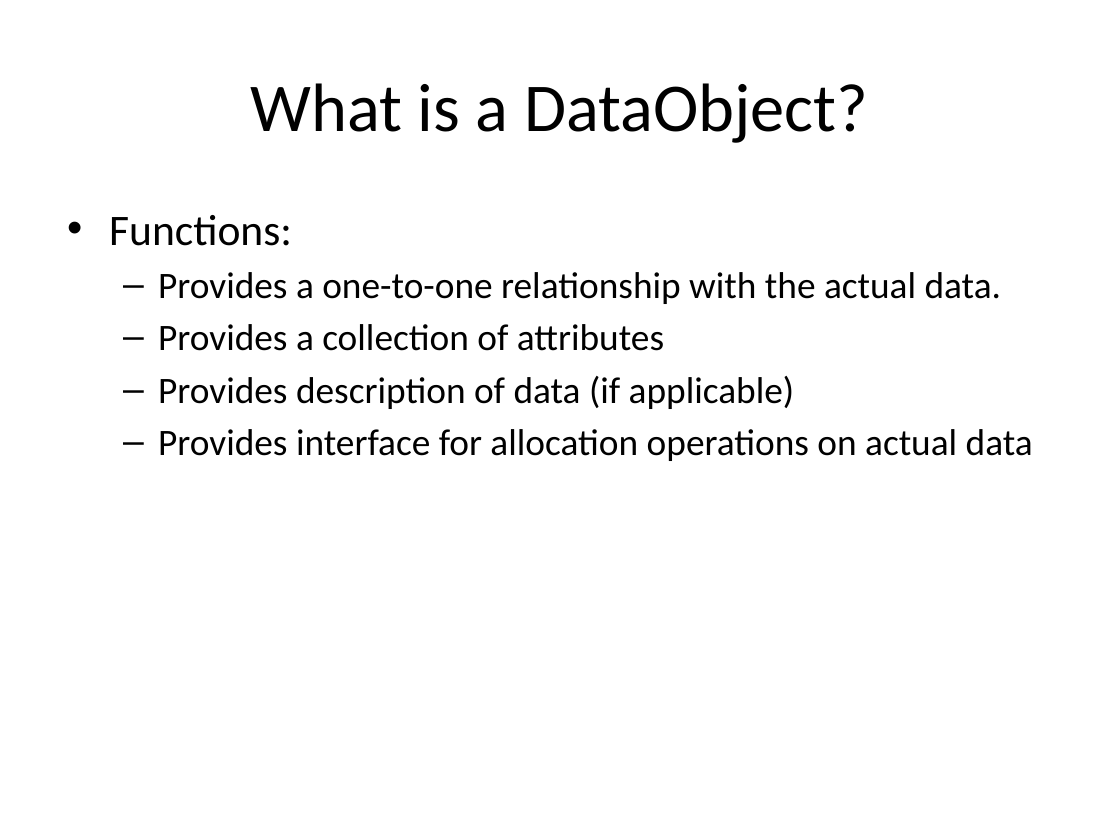
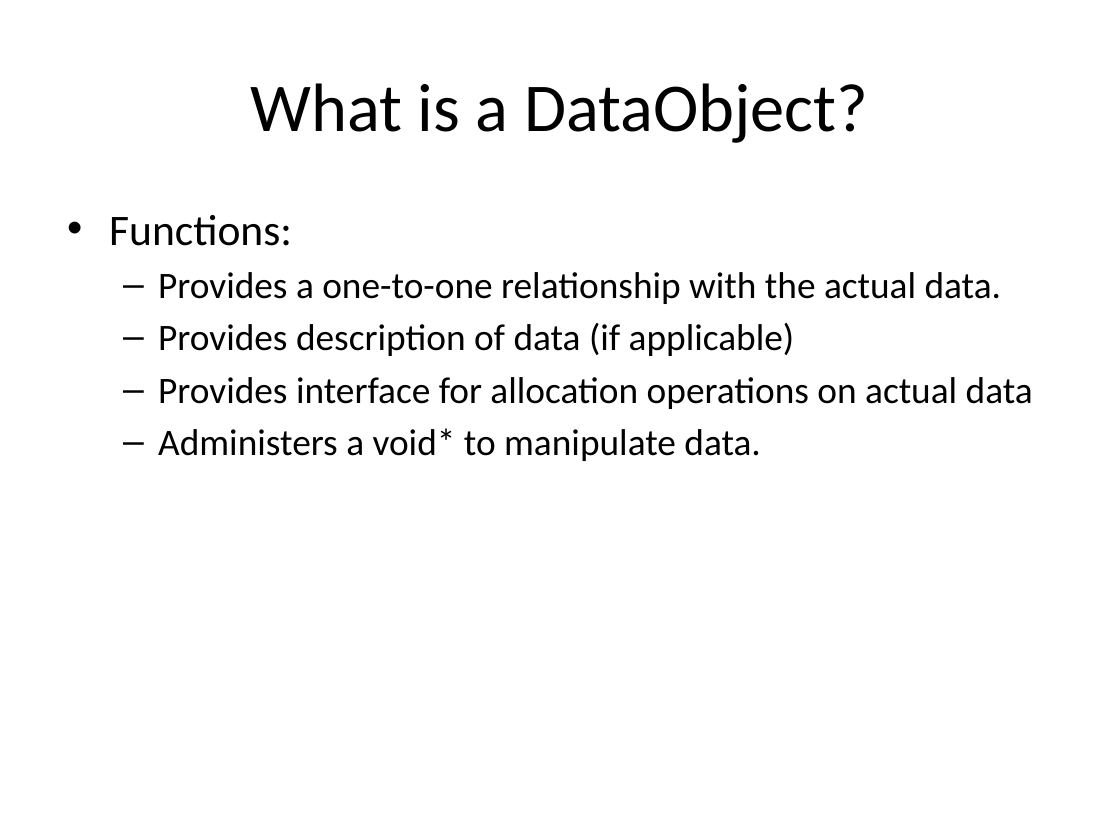
Before and after one commit to LLNL/axom, a slide deck: slide 3 of docs/Datastore.pptx. Drawn at 1120x840 pixels with LibreOffice and Linux fonts; fonts in the diff are those of the drawing. Boxes give left, top, right and bottom in pixels: in the first picture for what was removed or moved away, otherwise in the second. Text is boxed around its words. In the diff, an @@ line names an element or a change of style, - is before the commit and + after.

```diff
--- a/docs/Datastore.pptx
+++ b/docs/Datastore.pptx
@@ text at [158, 324, 664, 351]: paragraph removed @@
-  – Provides a collection of attributes
@@ text at [158, 428, 760, 461]: paragraph added @@
+  – Administers a void* to manipulate data.
```
Also in this commit, not shown: 1 other slide changed, 3 slides added, 15 other files.
